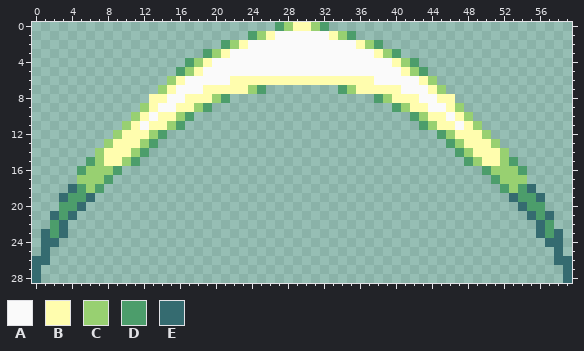
Pixel-art sprite: NPCs/Bosses/INest/IEagle/AcidBlast.png. Above: the version before the commit.
The file is 120x58 pixels, drawn in blocks of 2x2; one block is one cell here. Colours within 5 levels of each other are drawn and written as one.
Palette (. is transparent): A #fafafa  B #fffdae  C #98d071  D #4c9d6b  E #356b70
Pixels before, first column x 0:
 0 ...........................DCBBCD...........................
 1 ........................DCBAAAAAABCD........................
 2 .....................DCBAAAAAAAAAAAABCD.....................
 3 ...................DCBAAAAAAAAAAAAAAAABCD...................
 4 .................DCBAAAAAAAAAAAAAAAAAAAABCD.................
 5 ................DCBAAAAAAAAAAAAAAAAAAAAAABCD................
 6 ...............CBAAAAABBBBBBBBBBBBBBBBAAAAABC...............
 7 ..............CBAAABBBBBCD........DCBBBBBAAABC..............
 8 .............BBAABBBCD................DCBBBAABB.............
 9 ............CBAABBCD....................DCBBAABC............
10 ...........CBABBCD........................DCBBABC...........
11 ..........CBABBCD..........................DCBBABC..........
12 .........CBBBCD..............................DCBBBC.........
13 ........CBBBCD................................DCBBBC........
14 .......CBBBCD..................................DCBBBC.......
15 ......DCBBCD....................................DCBBCD......
16 .....DCCCD........................................DCCCD.....
17 .....CCCD..........................................DCCC.....
18 ....EDCD............................................DCDE....
19 ...EDDE..............................................EDDE...
20 ...DDE................................................EDD...
21 ..EDE..................................................EDE..
22 ..DE....................................................ED..
23 .EDE....................................................EDE.
24 .EE......................................................EE.
25 .E........................................................E.
26 EE........................................................EE
27 E..........................................................E
28 E..........................................................E
After:
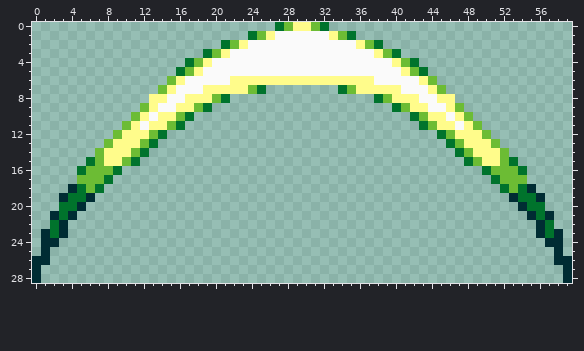
The exact change:
colour B: #fffdae -> #fffc8b
colour C: #98d071 -> #6cbc34
colour D: #4c9d6b -> #00732c
colour E: #356b70 -> #002c33
Pixel boxes of the changes (left, top, right, bottom) in both pictures:
changed: (32, 22, 572, 283)
